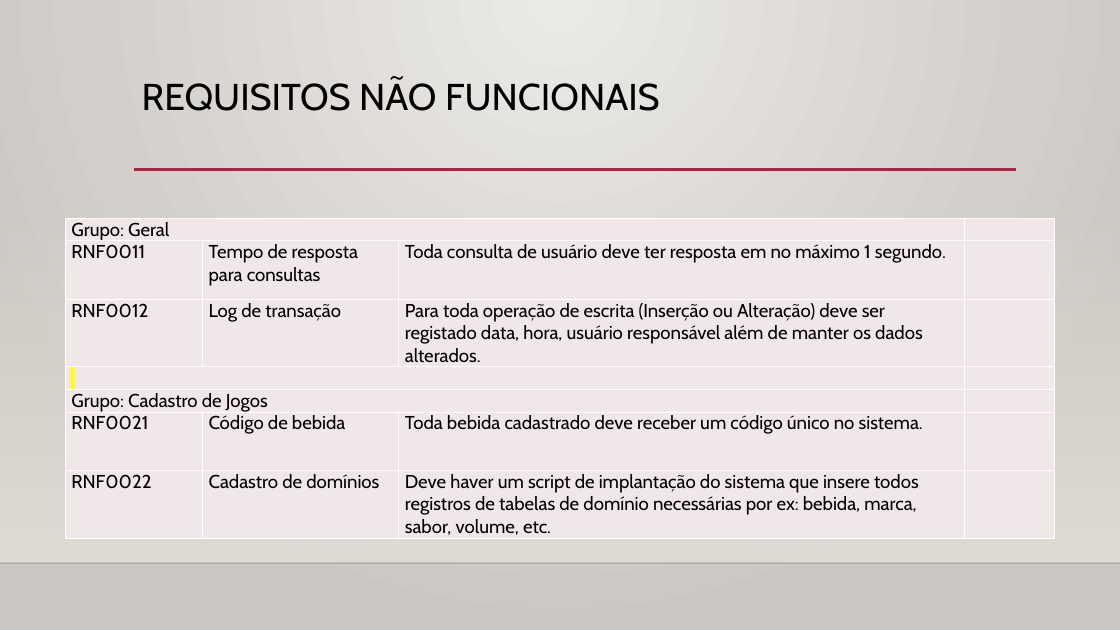
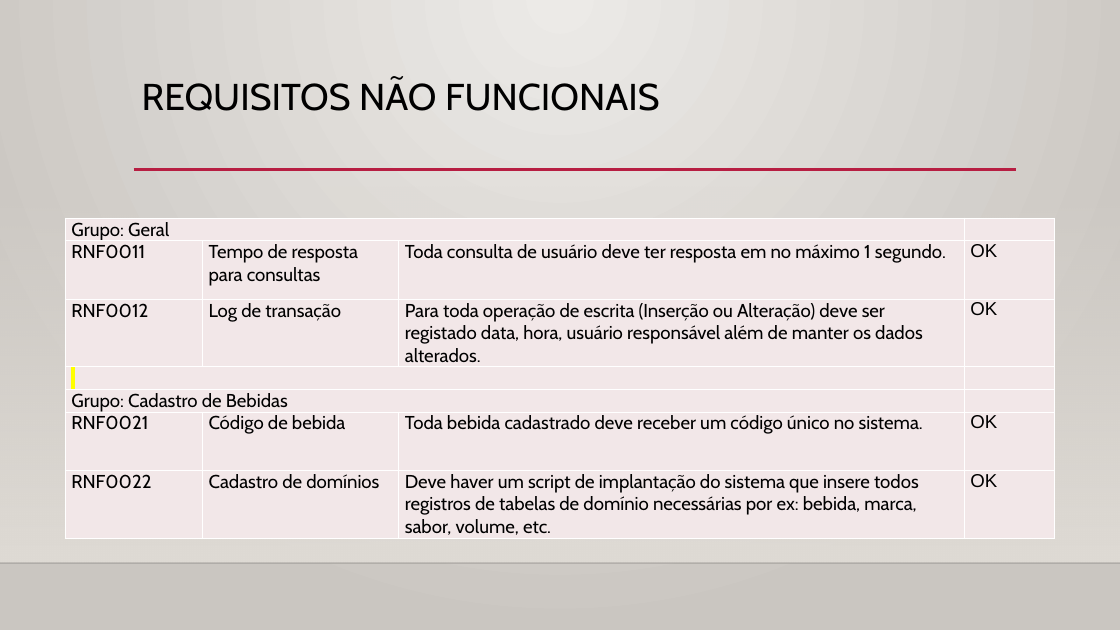
Before and after one commit to gabriellima09/DrinkIt, a slide deck: slide 7 of DrinkIt.WebApp/Artifacts/Documentação do projeto.pptx. Drawn at 1120x630 pixels with LibreOffice and Linux fonts; fonts in the diff are those of the drawing; background and template pictures are left out. Boxes give left, top, right and bottom in pixels: in the first picture for what was removed or moved away, otherwise in the second. Text is boxed around its words. In the diff, an @@ line names an element or a change of style, - is before the commit and + after.

```diff
--- a/DrinkIt.WebApp/Artifacts/Documentação do projeto.pptx
+++ b/DrinkIt.WebApp/Artifacts/Documentação do projeto.pptx
@@ table at (66,218,1055,539) @@
-row 2, column 4: 
+row 2, column 4: OK
-row 3, column 4: 
+row 3, column 4: OK
-row 5, column 1: Grupo: Cadastro de Jogos
+row 5, column 1: Grupo: Cadastro de Bebidas
-row 6, column 4: 
+row 6, column 4: OK
-row 7, column 4: 
+row 7, column 4: OK
```
Also in this commit, not shown: 14 other slides changed.
